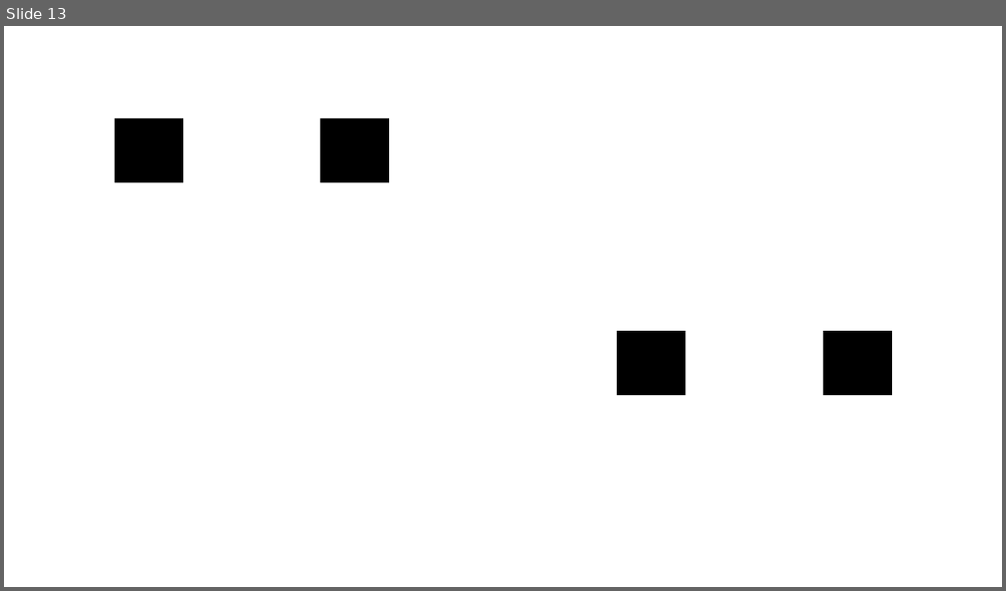
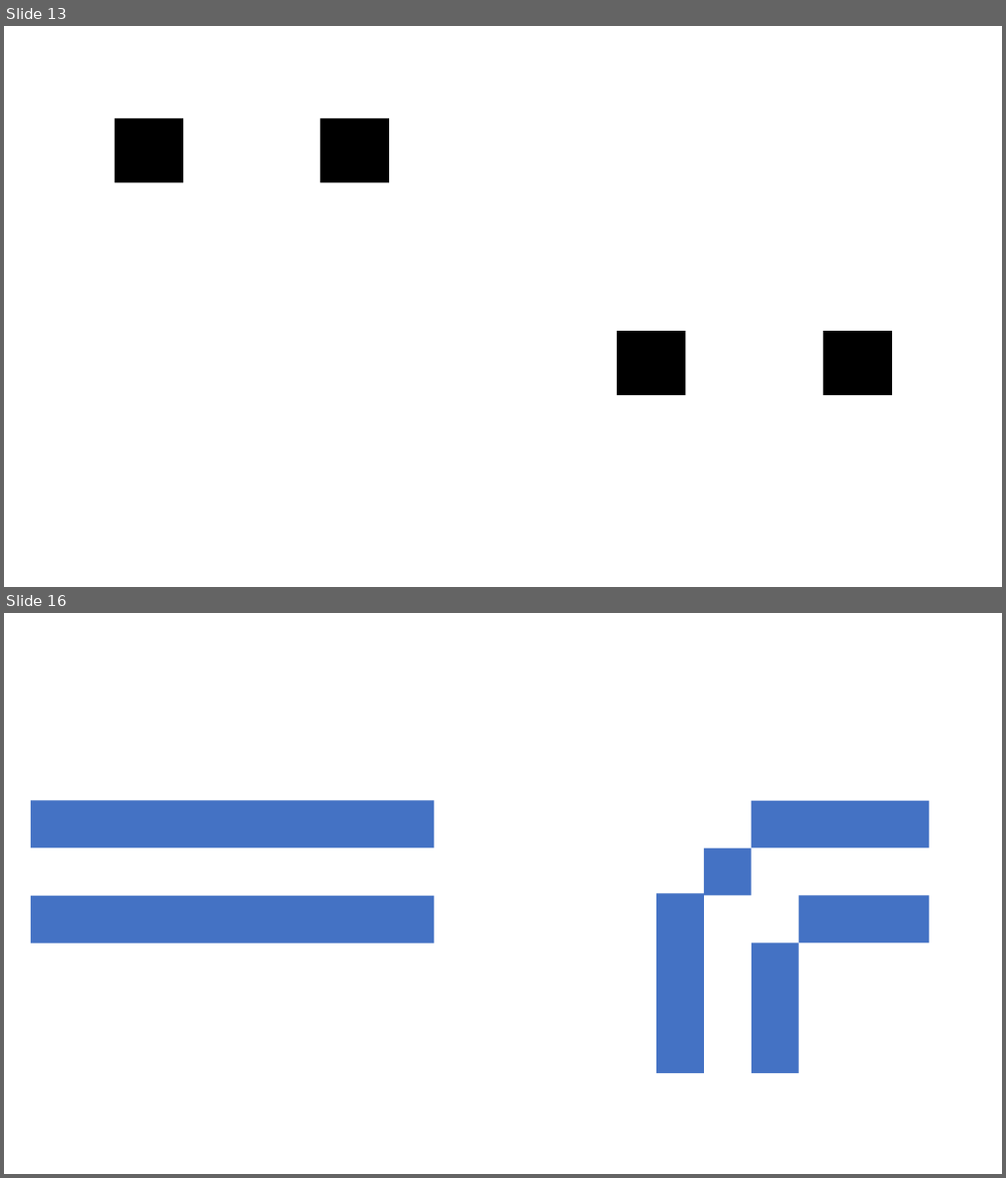
Before and after one commit to Warhorst/pacman, a slide deck: assets/textures.pptx. Shown one above the other, each under a label of ours: slide 13 before the commit, slides 13 and 16 after it; the slides between them are not shown. The pictures are 1006x591 and 1006x1178 pixels, drawn with LibreOffice and Linux fonts; fonts in the diff are those of the drawing. Boxes give left, top, right and bottom in pixels: in the first picture for what was removed or moved away, otherwise in the second. Text is boxed around its words. In the diff, an @@ line names an element or a change of style, - is before the commit and + after.

```diff
--- a/assets/textures.pptx
+++ b/assets/textures.pptx
@@ slide 16 added at (4,613,1002,1174), background #FFFFFF @@
@@ rectangle added at (31,801,435,849), fill #4472C4 @@
@@ rectangle added at (751,801,930,848), fill #4472C4 @@
@@ rectangle added at (704,848,751,895), fill #4472C4 @@
@@ rectangle added at (31,896,435,944), fill #4472C4 @@
@@ rectangle added at (656,893,704,1073), fill #4472C4 @@
@@ rectangle added at (799,896,930,943), fill #4472C4 @@
@@ rectangle added at (751,943,799,1073), fill #4472C4 @@
```
Also in this commit, not shown: 1 slide changed, 1 other slide added, 8 other files.
